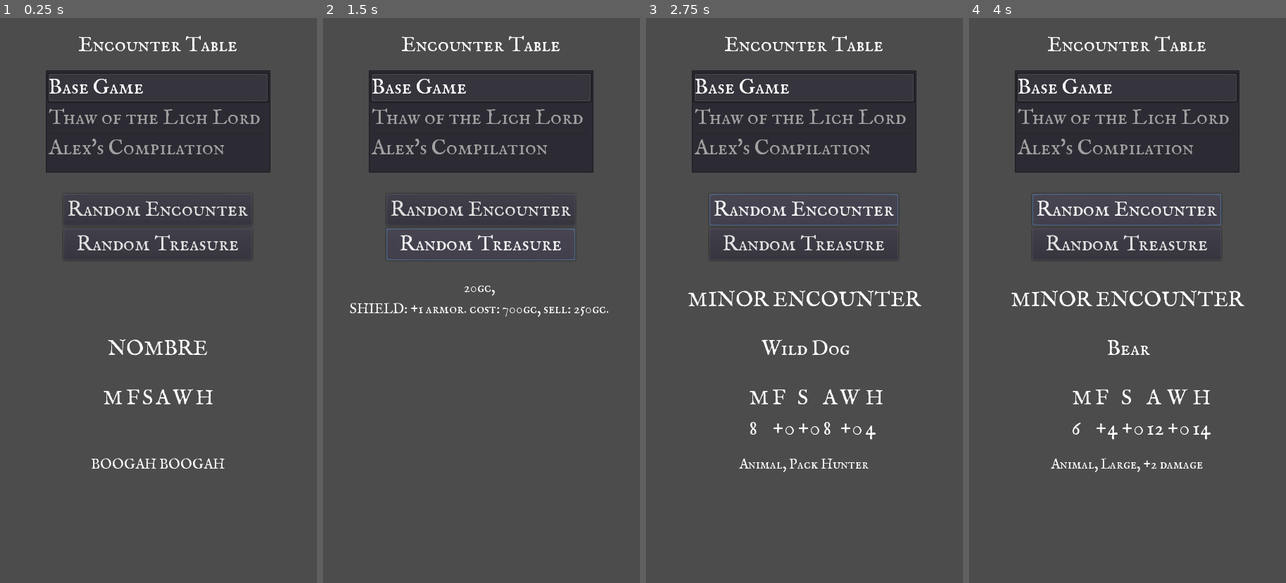
Above: before the commit, frames 1-4 (left to right).
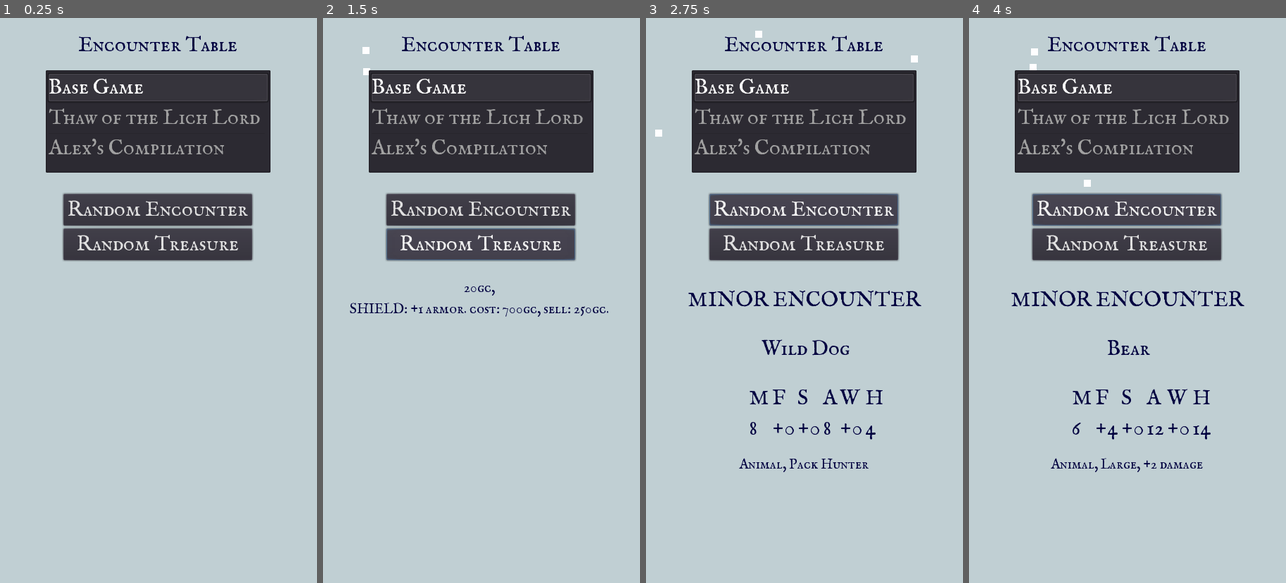
Above: after the commit, the same moments.

Repository: the-alex-g/Frostgrave_Treasure_Randomizer
Game: Godot game, scene res://Main.tscn
Same seed, same stepped clock (60 frames per second), same inputs: the game is played once before the commit and once after it.
Inputs:
- Up to frame 1 (0.25 s): no input
- Up to frame 2 (1.5 s): click "Random Encounter" at 0.5 s; click "Random Treasure" at 1.25 s
- Up to frame 3 (2.75 s): click "Random Encounter" at 2 s
- Up to frame 4 (4 s): click "Random Treasure" at 2.75 s; click "Random Encounter" at 3.5 s

The runs differ from the first frame. In frame 1, 80% of the frame differs, in the area x 0-100%, y 0-100%; in frame 2, 80%; in frame 3, 80%; in frame 4, 80%.

Commit message:
Add some juice

Diff:
--- a/project/Main.gd
+++ b/project/Main.gd
@@ -224,13 +224,19 @@
 	"major":["Fire-Flinger", "Burning Skeletons2", "Starfire Elemental", "Foulhorn", "Nullmen2", "Armored Skeletons3", "Gh …(199 unchanged characters)…
 }
 var _expansion = Table.BASE
+var _screen_size:Vector2
 onready var _encounter := $EncounterItems
 onready var _treasure := $TreasureLabel
 onready var _elevel := $EncounterItems/EncounterStrength
+onready var _snow := $Background/CPUParticles2D
+onready var _snowtimer := $Background/ParticleLocationVarianceTimer
 
 func _ready():
+	_screen_size = get_viewport_rect().size
 	randomize()
 	$Expansions.select(0)
+	var _flakes_per_second = _snow.lifetime/_snow.amount
+	_snowtimer.start(_flakes_per_second)
 
 func _on_TreasureButton_pressed():
 	_encounter.visible = false
@@ -373,3 +379,6 @@
 			last_char = c
 			break
 	return last_char
+
+func _on_ParticleLocationVarianceTimer_timeout():
+	_snow.position.x = rand_range(0, _screen_size.x)
--- a/project/Main.tscn
+++ b/project/Main.tscn
@@ -1,14 +1,15 @@
-[gd_scene load_steps=6 format=2]
+[gd_scene load_steps=7 format=2]
 
 [ext_resource path="res://Main.gd" type="Script" id=1]
 [ext_resource path="res://Font.tres" type="DynamicFont" id=2]
 [ext_resource path="res://IM_Fell_English_SC/IMFellEnglishSC-Regular.ttf" type="DynamicFontData" id=3]
-
-[sub_resource type="DynamicFont" id=2]
+[ext_resource path="res://Background.png" type="Texture" id=4]
+
+[sub_resource type="DynamicFont" id=1]
 size = 20
 font_data = ExtResource( 3 )
 
-[sub_resource type="DynamicFont" id=1]
+[sub_resource type="DynamicFont" id=2]
 size = 20
 font_data = ExtResource( 3 )
 
@@ -24,6 +25,35 @@
 "_edit_use_anchors_": false
 }
 
+[node name="Background" type="Node2D" parent="."]
+
+[node name="ColorRect" type="ColorRect" parent="Background"]
+margin_left = -21.0
+margin_top = -20.0
+margin_right = 468.0
+margin_bottom = 846.0
+color = Color( 0.752941, 0.811765, 0.827451, 1 )
+__meta__ = {
+"_edit_use_anchors_": false
+}
+
+[node name="Buildings" type="Sprite" parent="Background"]
+visible = false
+texture = ExtResource( 4 )
+centered = false
+
+[node name="CPUParticles2D" type="CPUParticles2D" parent="Background"]
+amount = 20
+lifetime = 10.0
+local_coords = false
+direction = Vector2( 0, 1 )
+gravity = Vector2( 0, 0 )
+initial_velocity = 100.0
+scale_amount = 10.0
+
+[node name="ParticleLocationVarianceTimer" type="Timer" parent="Background"]
+wait_time = 0.5
+
 [node name="TreasureLabel" type="Label" parent="."]
 anchor_left = 0.5
 anchor_top = 0.5
@@ -33,7 +63,8 @@
 margin_top = -30.0
 margin_right = 225.0
 margin_bottom = 300.0
-custom_fonts/font = SubResource( 2 )
+custom_fonts/font = SubResource( 1 )
+custom_colors/font_color = Color( 0.00392157, 0.00392157, 0.25098, 1 )
 align = 1
 autowrap = true
 __meta__ = {
@@ -80,6 +111,7 @@
 margin_right = 113.5
 margin_bottom = 39.0
 custom_fonts/font = ExtResource( 2 )
+custom_colors/font_color = Color( 0.00392157, 0.00392157, 0.25098, 1 )
 text = "Encounter Table"
 __meta__ = {
 "_edit_use_anchors_": false
@@ -99,6 +131,7 @@
 }
 
 [node name="EncounterItems" type="Label" parent="."]
+visible = false
 anchor_right = 1.0
 anchor_bottom = 1.0
 autowrap = true
@@ -116,6 +149,7 @@
 margin_right = 224.5
 margin_bottom = 19.5
 custom_fonts/font = ExtResource( 2 )
+custom_colors/font_color = Color( 0.00392157, 0.00392157, 0.25098, 1 )
 align = 1
 valign = 1
 __meta__ = {
@@ -131,8 +165,8 @@
 margin_top = 220.0
 margin_right = 225.0
 margin_bottom = 400.0
-custom_fonts/font = SubResource( 1 )
-text = "BOOGAH BOOGAH"
+custom_fonts/font = SubResource( 2 )
+custom_colors/font_color = Color( 0.00392157, 0.00392157, 0.25098, 1 )
 align = 1
 autowrap = true
 __meta__ = {
@@ -149,8 +183,11 @@
 margin_right = 225.0
 margin_bottom = 50.0
 custom_fonts/font = ExtResource( 2 )
-text = "NOMBRE"
+custom_colors/font_color = Color( 0.00392157, 0.00392157, 0.25098, 1 )
 align = 1
+__meta__ = {
+"_edit_use_anchors_": false
+}
 
 [node name="GridContainer" type="GridContainer" parent="EncounterItems"]
 anchor_left = 0.5
@@ -170,6 +207,7 @@
 margin_right = 29.0
 margin_bottom = 39.0
 custom_fonts/font = ExtResource( 2 )
+custom_colors/font_color = Color( 0.00392157, 0.00392157, 0.25098, 1 )
 text = "M"
 
 [node name="Fheader" type="Label" parent="EncounterItems/GridContainer"]
@@ -177,6 +215,7 @@
 margin_right = 52.0
 margin_bottom = 39.0
 custom_fonts/font = ExtResource( 2 )
+custom_colors/font_color = Color( 0.00392157, 0.00392157, 0.25098, 1 )
 text = "F"
 
 [node name="Sheader" type="Label" parent="EncounterItems/GridContainer"]
@@ -184,6 +223,7 @@
 margin_right = 71.0
 margin_bottom = 39.0
 custom_fonts/font = ExtResource( 2 )
+custom_colors/font_color = Color( 0.00392157, 0.00392157, 0.25098, 1 )
 text = "S"
 
 [node name="Aheader" type="Label" parent="EncounterItems/GridContainer"]
@@ -191,6 +231,7 @@
 margin_right = 95.0
 margin_bottom = 39.0
 custom_fonts/font = ExtResource( 2 )
+custom_colors/font_color = Color( 0.00392157, 0.00392157, 0.25098, 1 )
 text = "A"
 
 [node name="Wheader" type="Label" parent="EncounterItems/GridContainer"]
@@ -198,6 +239,7 @@
 margin_right = 127.0
 margin_bottom = 39.0
 custom_fonts/font = ExtResource( 2 )
+custom_colors/font_color = Color( 0.00392157, 0.00392157, 0.25098, 1 )
 text = "W"
 
 [node name="Hheader" type="Label" parent="EncounterItems/GridContainer"]
@@ -205,6 +247,7 @@
 margin_right = 157.0
 margin_bottom = 39.0
 custom_fonts/font = ExtResource( 2 )
+custom_colors/font_color = Color( 0.00392157, 0.00392157, 0.25098, 1 )
 text = "H"
 
 [node name="M" type="Label" parent="EncounterItems/GridContainer"]
@@ -212,6 +255,7 @@
 margin_right = 29.0
 margin_bottom = 82.0
 custom_fonts/font = ExtResource( 2 )
+custom_colors/font_color = Color( 0.00392157, 0.00392157, 0.25098, 1 )
 
 [node name="F" type="Label" parent="EncounterItems/GridContainer"]
 margin_left = 33.0
@@ -219,6 +263,7 @@
 margin_right = 52.0
 margin_bottom = 82.0
 custom_fonts/font = ExtResource( 2 )
+custom_colors/font_color = Color( 0.00392157, 0.00392157, 0.25098, 1 )
 
 [node name="S" type="Label" parent="EncounterItems/GridContainer"]
 margin_left = 56.0
@@ -226,6 +271,7 @@
 margin_right = 71.0
 margin_bottom = 82.0
 custom_fonts/font = ExtResource( 2 )
+custom_colors/font_color = Color( 0.00392157, 0.00392157, 0.25098, 1 )
 
 [node name="A" type="Label" parent="EncounterItems/GridContainer"]
 margin_left = 75.0
@@ -233,6 +279,7 @@
 margin_right = 95.0
 margin_bottom = 82.0
 custom_fonts/font = ExtResource( 2 )
+custom_colors/font_color = Color( 0.00392157, 0.00392157, 0.25098, 1 )
 
 [node name="W" type="Label" parent="EncounterItems/GridContainer"]
 margin_left = 99.0
@@ -240,6 +287,7 @@
 margin_right = 127.0
 margin_bottom = 82.0
 custom_fonts/font = ExtResource( 2 )
+custom_colors/font_color = Color( 0.00392157, 0.00392157, 0.25098, 1 )
 
 [node name="H" type="Label" parent="EncounterItems/GridContainer"]
 margin_left = 131.0
@@ -247,6 +295,8 @@
 margin_right = 157.0
 margin_bottom = 82.0
 custom_fonts/font = ExtResource( 2 )
+custom_colors/font_color = Color( 0.00392157, 0.00392157, 0.25098, 1 )
+[connection signal="timeout" from="Background/ParticleLocationVarianceTimer" to="." method="_on_ParticleLocationVarianceTimer_timeout"]
 [connection signal="pressed" from="Buttons/Monster" to="." method="_on_Monster_pressed"]
 [connection signal="pressed" from="Buttons/Treasure" to="." method="_on_TreasureButton_pressed"]
 [connection signal="item_selected" from="Expansions" to="." method="_on_Expansions_item_selected"]
Binary file added: project/Background.png
Not shown, added: project/Background.png.import
Not shown, added: Background.piskel
